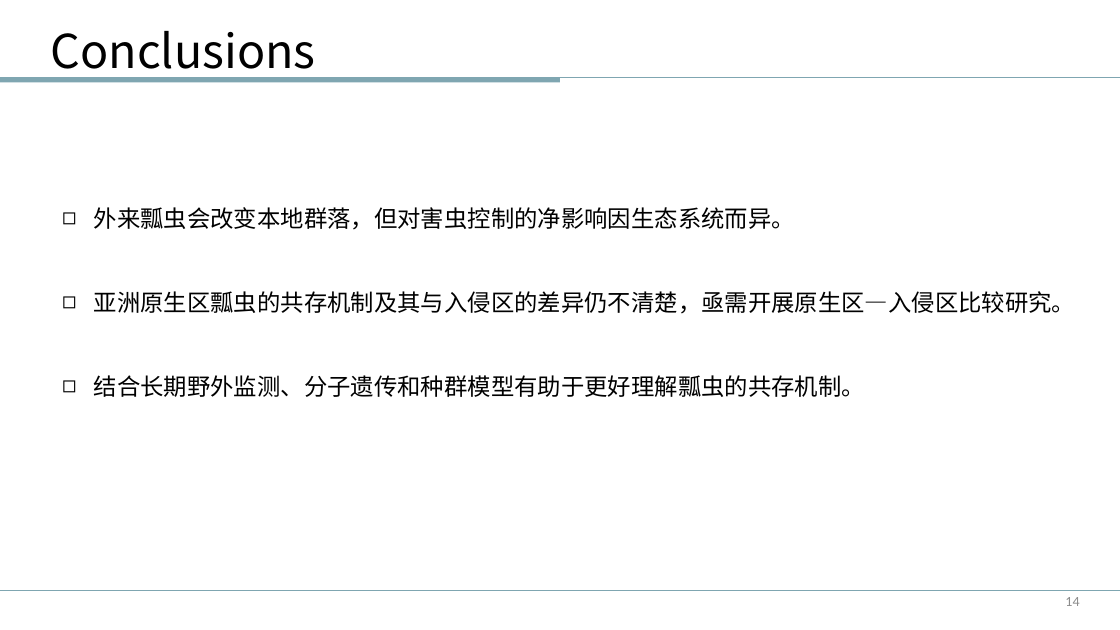
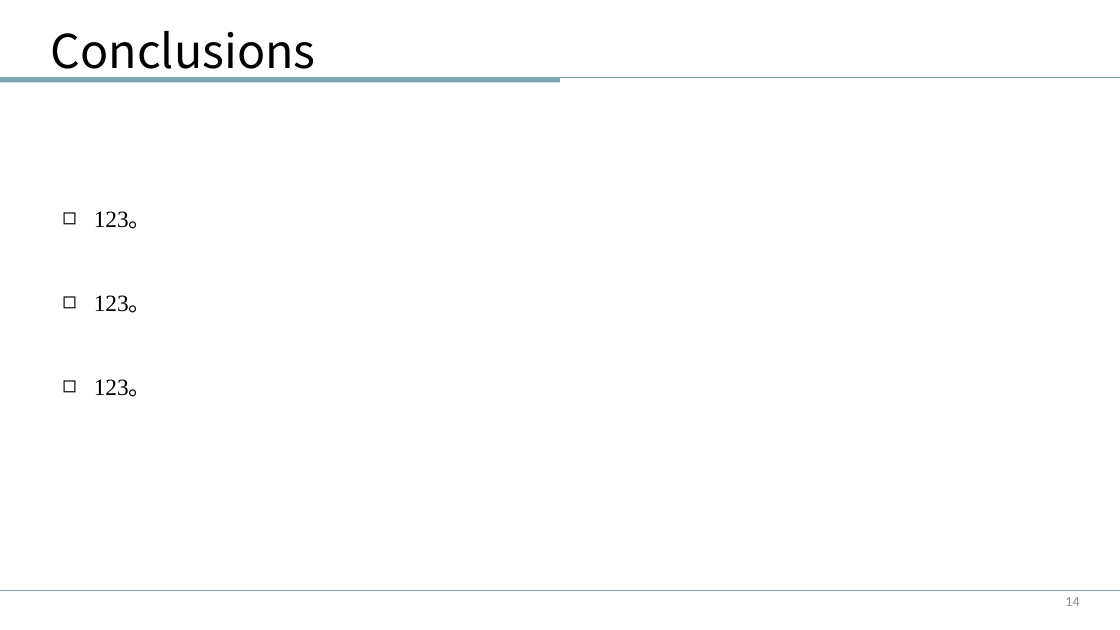
Before and after one commit to yqf579471-sketch/no-more-tears-for-paper-ppt, a slide deck: slide 14 of assets/11.pptx. Drawn at 1120x630 pixels with LibreOffice and Linux fonts; fonts in the diff are those of the drawing. Boxes give left, top, right and bottom in pixels: in the first picture for what was removed or moved away, otherwise in the second. Text is boxed around its words. In the diff, an @@ line names an element or a change of style, - is before the commit and + after.

```diff
--- a/assets/11.pptx
+++ b/assets/11.pptx
@@ text at <box>94,211,152,397</box>: text changed @@
-◻ 外来瓢虫会改变本地群落，但对害虫控制的净影响因生态系统而异。
-◻ 亚洲原生区瓢虫的共存机制及其与入侵区的差异仍不清楚，亟需开展原生区—入侵区比较研究。
-◻ 结合长期野外监测、分子遗传和种群模型有助于更好理解瓢虫的共存机制。
+◻ 123。
+◻ 123。
+◻ 123。
```
Also in this commit, not shown: 14 other slides changed, 5 other files.
